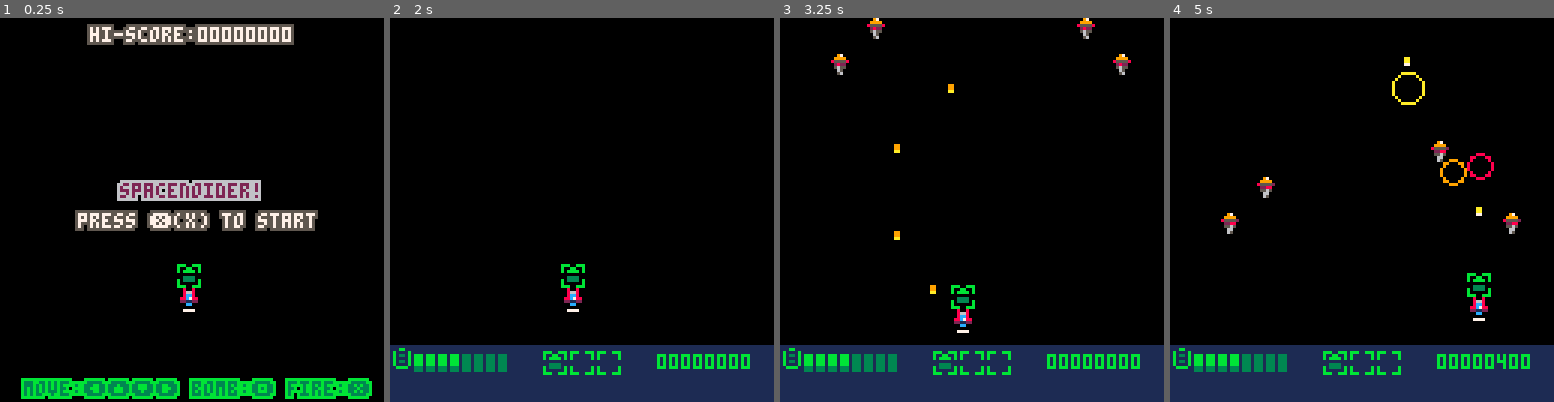
Above: before the commit, frames 1-4 (left to right).
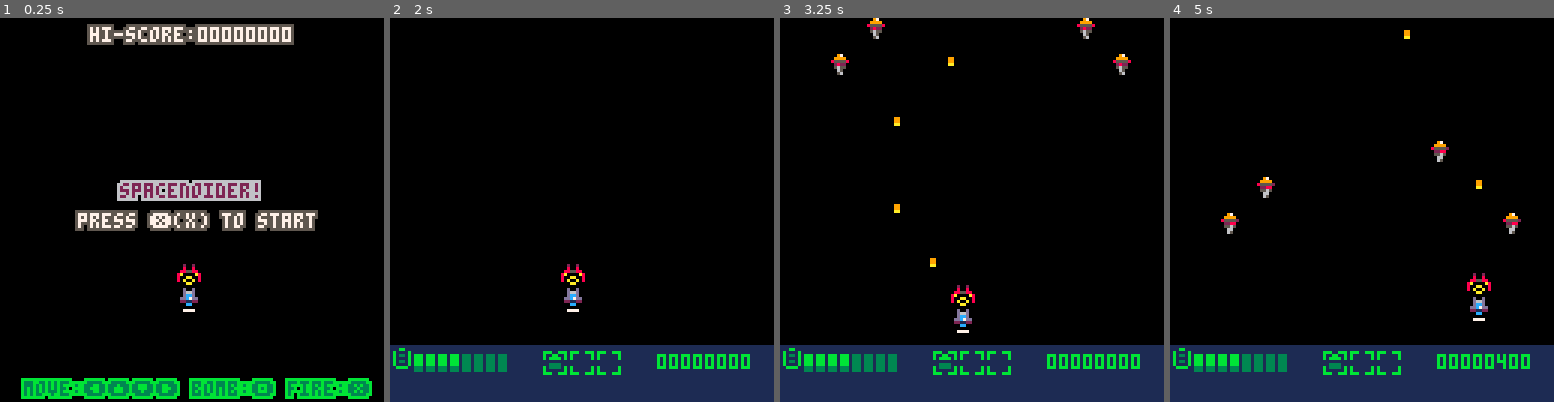
Above: after the commit, the same moments.

Repository: bagelbyheart/spacenoider
Game: PICO-8 cartridge minspace.p8
The game is run twice, just before and just after one commit, with the same random seed, the same clock (stepped at 60 frames per second) and the same inputs.
Inputs:
- Up to frame 1 (0.25 s): no input
- Up to frame 2 (2 s): tap O (Z key) at 0.33, 0.7, 1.43 s; tap X (X key) at 1.07 s; hold Left from 1.97 s (still down)
- Up to frame 3 (3.25 s): tap X (X key) every 0.33 s from 2.07 to 3.07 s; tap O (Z key) at 2.22, 3.1 s; release Left at 2.37 s; hold Down 2.42-2.82 s; hold Right from 2.87 s (still down)
- Up to frame 4 (5 s): tap X (X key) every 0.33 s from 3.4 to 4.73 s; release Right at 3.53 s; hold Up 3.58-4.08 s; tap O (Z key) at 3.98, 4.87 s; hold Right 4.13-4.53 s; hold Down from 4.58 s (still down)

The runs differ from the first frame. In frame 1, 0.3% of the frame differs, in the area x 46-53%, y 64-74%; in frame 2, 0.3%; in frame 3, 0.6%; in frame 4, 1.0%, in the area x 57-85%, y 3-76%.

Commit message:
Got weapons floats added and the bullets firing from their center instead of the player.

Diff:
--- a/minspace.p8
+++ b/minspace.p8
@@ -786,8 +786,8 @@
 function bullettypes()
  vulcan={
   temp=bullent,
-  i={48,49},
-  ms={48,49},
+  i={48},
+  ms={49},
   mw=8,
   n="vulcan",
   spr={32,33,34,35},
@@ -802,8 +802,8 @@
  laser={
   temp=bullent,
   n="laser", --name
-  i={50,51},    --icon
-  ms={50,51},
+  i={50},    --icon
+  ms={51},
   mw=8,
   spr={36,37,38,39},
   w=1, h=7,
@@ -822,8 +822,8 @@
  missile={
   temp=bullent,
   n="homing", --name
-  i={52,53},     --icon
-  ms={52,53},
+  i={52},     --icon
+  ms={53},
   mw=8,
   t=0,
   spr={40,41,42,43},
@@ -849,7 +849,7 @@
  life={
   temp=dropent,
   hsfx=3,
-  spr={56,57},
+  spr={56},
   w=4,
   h=6,
   val=100,
@@ -862,7 +862,7 @@
  }
  lasr={
   temp=dropent,
-  spr={50,51},
+  spr={50},
   w=8,
   h=8,
   val=1000,
@@ -879,7 +879,7 @@
  }
  misl={
   temp=dropent,
-  spr={52,53},
+  spr={52},
   w=8,
   h=8,
   val=1000,
@@ -1086,7 +1086,7 @@
  if _mode=="game" then
   if btnp(❎) then
    self.guns[1]:make(self.x+(self.w/2)-1,
-                     self.y+(self.h/2)-1,
+                     self.y+(self.h/2)-10,
                      {faction=1})
   end
   if btnp(🅾️) then
@@ -1264,10 +1264,10 @@
 
 
 __gfx__
-08008000080080000800800008008000080080000800800008008000080080007770077000000000000000000000000000000000000000000000000000000000
-08668000086680000866800008668000086680000866800008668000086680007007700700000000000000000000000000000000000000000000000000000000
-08cc800008cc800008cc800008cc800008cc800008cc800008cc800008cc80007007000700000000000000000000000000000000000000000000000000000000
-88c7880088c7880088c7880088c7880088c7880088c7880088c7880088c788007770000700000000000000000000000000000000000000000000000000000000
+0d00d0000d00d0000d00d0000d00d0000d00d0000d00d0000d00d0000d00d0007770077000000000000000000000000000000000000000000000000000000000
+0d66d0000d66d0000d66d0000d66d0000d66d0000d66d0000d66d0000d66d0007007700700000000000000000000000000000000000000000000000000000000
+0dccd0000dccd0000dccd0000dccd0000dccd0000dccd0000dccd0000dccd0007007000700000000000000000000000000000000000000000000000000000000
+ddc7dd00ddc7dd00ddc7dd00ddc7dd00ddc7dd00ddc7dd00ddc7dd00ddc7dd007770000700000000000000000000000000000000000000000000000000000000
 22112200221122002211220022112200221122002211220022112200221122007000007000000000000000000000000000000000000000000000000000000000
 0077000000cc000000cc000000cc00000077000000cc000000cc000000cc00007000070000000000000000000000000000000000000000000000000000000000
 00000000007700000000000000770000000000000077000000000000007700007000777700000000000000000000000000000000000000000000000000000000
@@ -1288,161 +1288,161 @@
 00000000000000000000000000000000c000000070000000c0000000700000000000000000000000000000000000000077770007000000000000000000000000
 00000000000000000000000000000000c000000070000000c0000000700000000000000000000000000000000000000070070007000000000000000000000000
 00000000000000000000000000000000000000000000000000000000000000000000000000000000000000000000000000000000000000000000000000000000
-bbb00bbbbbb00bbbbbb00bbbbbb00bbbbbb00bbbbbb00bbbbbb00bbbbbb00bbb00bb000000bb00000bbbb0000bbbb000bbb0000033300000bbb00bbbbbb00bbb
-b00bb00bb00bb00bb00bb00bb00bb00bb000000bb000000bb000000bb000000bb0000b00b0000b00bb00bb00bb00bb00bbb0000033300000b000000bb000000b
-b0bbbb0bb0bbbb0bb00bb00bb00bb00bb00bb00bb00bb00bb000000bb000000bb0330b00b0330b00b0030b00b0030b00bbb0000033300000b000000bb000000b
-00000000000000000000300000003000003bb300003bb3000000000000000000b0000b00b0000b00b0300b00b0300b00bbb00000333000000000000000000000
-0033330000333300000300000003000000333300003333000000000000000000b0330b00b0330b00bb00bb00bb00bb0033300000333000000000000000000000
-b033330bb033330bb000300bb000300bb00bb00bb00bb00bb000000bb000000bb0000b00b0000b000bbbb0000bbbb0003330000033300000b000000bb000000b
-b000000bb000000bb000000bb000000bb000000bb000000bb000000bb000000b0bbbb0000bbbb00000000000000000000000000000000000b000000bb000000b
-bbb00bbbbbb00bbbbbb00bbbbbb00bbbbbb00bbbbbb00bbbbbb00bbbbbb00bbb000000000000000000000000000000000000000000000000bbb00bbbbbb00bbb
-…(150 lines of a section not shown)…
+bbb00bbb00200200bbb00bbb00022000bbb00bbb02200220bbb00bbbbbb00bbb00bb000000bb00000bbbb0000bbbb000bbb0000033300000bbb00bbbbbb00bbb
+b00bb00b00800800b00bb00b00b22b00b000000b09900990b000000bb000000bb0000b00b0000b00bb00bb00bb00bb00bbb0000033300000b000000bb000000b
+b0bbbb0b08855880b00bb00b05b55b50b00bb00b99955999b000000bb000000bb0330b00b0330b00b0030b00b0030b00bbb0000033300000b000000bb000000b
+000000008a0000a8000030003b0000b3003bb300aa0000aa0000000000000000b0000b00b0000b00b0300b00b0300b00bbb00000333000000000000000000000
+00333300800aa00800030000030cc03000333300a008800a0000000000000000b0330b00b0330b00bb00bb00bb00bb0033300000333000000000000000000000
+b033330b80a00a08b000300b00c00c00b00bb00ba080080ab000000bb000000bb0000b00b0000b000bbbb0000bbbb0003330000033300000b000000bb000000b
+b000000b000aa000b000000b000cc000b000000b00088000b000000bb000000b0bbbb0000bbbb00000000000000000000000000000000000b000000bb000000b
+bbb00bbb00000000bbb00bbb00000000bbb00bbb00000000bbb00bbbbbb00bbb000000000000000000000000000000000000000000000000bbb00bbbbbb00bbb
+…(150 lines of a section not shown)…
Not shown, changed: minspace.png
